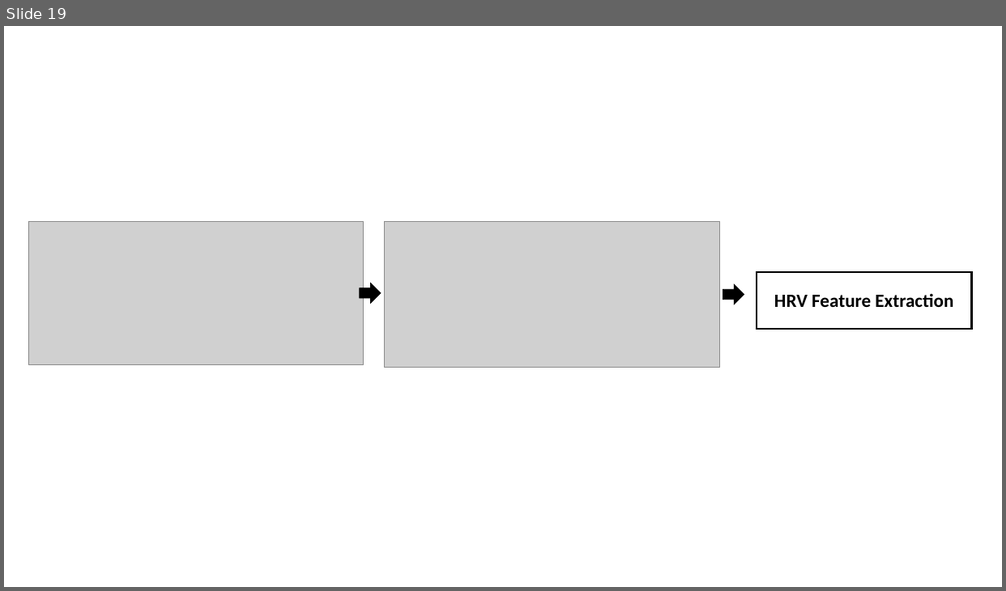
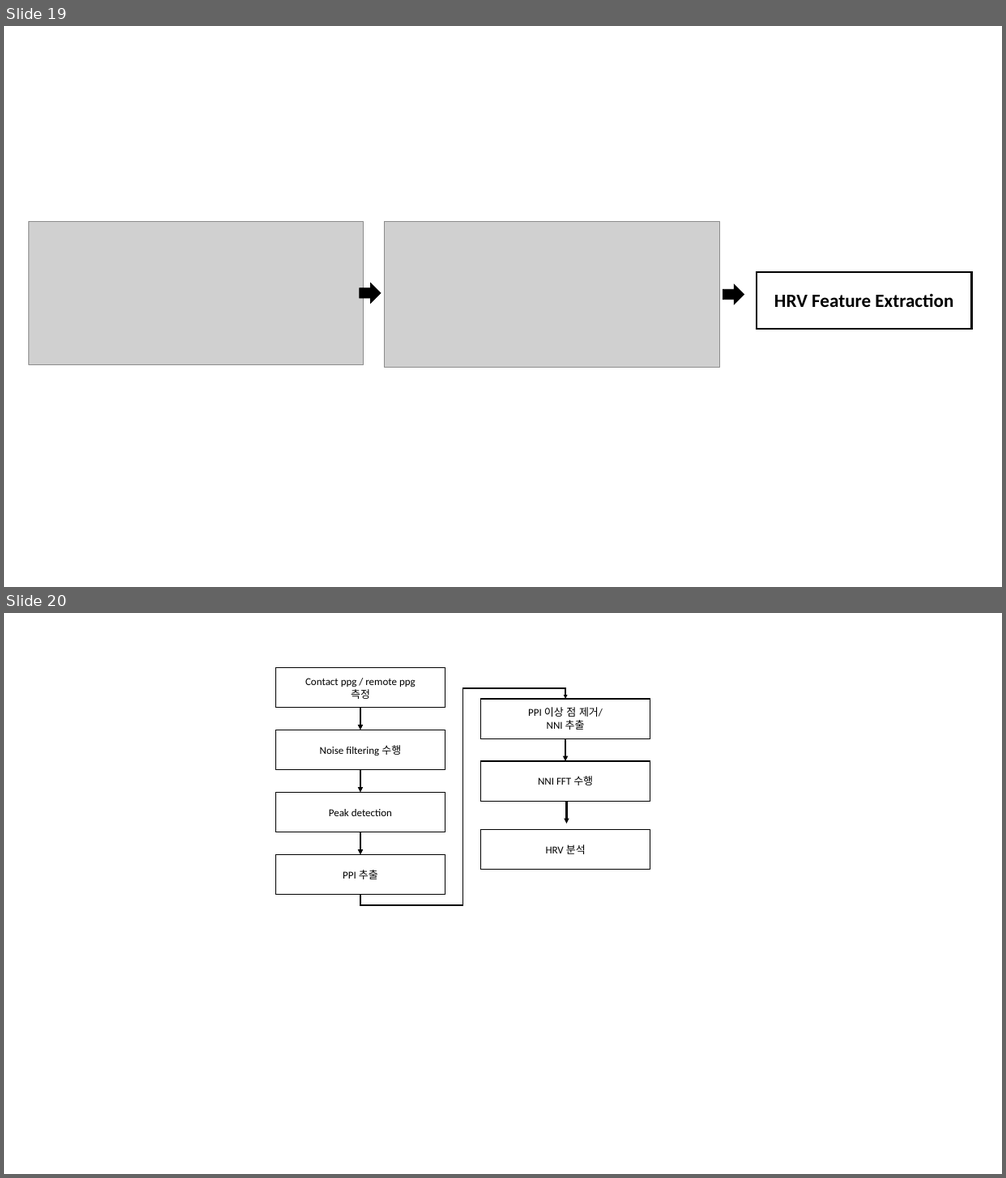
Before and after one commit to sugyeong-yu/RPPG-HRV_analysis, a slide deck: 결과분석.pptx. Shown one above the other, each under a label of ours: slide 19 before the commit, slides 19 and 20 after it. The pictures are 1006x591 and 1006x1178 pixels, drawn with LibreOffice and Linux fonts; fonts in the diff are those of the drawing; grey boxes stand for pictures. Boxes give left, top, right and bottom in pixels: in the first picture for what was removed or moved away, otherwise in the second. Text is boxed around its words. In the diff, an @@ line names an element or a change of style, - is before the commit and + after.

```diff
--- a/결과분석.pptx
+++ b/결과분석.pptx
@@ slide 20 added at (x1=4, y1=613, x2=1002, y2=1174), background #FFFFFF @@
@@ rectangle added at (x1=276, y1=668, x2=445, y2=708), outline #000000 1.5 pt, 18 pt, text #000000 @@
+Contact ppg / remote ppg
+측정
@@ arrow added from (360, 708) to (360, 730), #000000 3 pt @@
@@ elbow arrow added from (360, 895) to (565, 699), #000000 2.25 pt @@
@@ rectangle added at (x1=481, y1=699, x2=650, y2=739), outline #000000 1.5 pt, 18 pt, text #000000 @@
+PPI 이상 점 제거/
+NNI 추출
@@ rectangle added at (x1=276, y1=730, x2=445, y2=770), outline #000000 1.5 pt, 18 pt, text #000000 @@
+Noise filtering 수행
@@ arrow added from (565, 739) to (565, 761), #000000 3 pt @@
@@ arrow added from (360, 770) to (360, 792), #000000 3 pt @@
@@ rectangle added at (x1=481, y1=761, x2=650, y2=801), outline #000000 1.5 pt, 18 pt, text #000000 @@
+NNI FFT 수행
@@ rectangle added at (x1=276, y1=792, x2=445, y2=833), outline #000000 1.5 pt, 18 pt, text #000000 @@
+Peak detection
@@ arrow added from (566, 801) to (566, 824), #000000 3 pt @@
@@ rectangle added at (x1=481, y1=830, x2=650, y2=870), outline #000000 1.5 pt, 18 pt, text #000000 @@
+HRV 분석
@@ rectangle added at (x1=276, y1=855, x2=445, y2=895), outline #000000 1.5 pt, 18 pt, text #000000 @@
+PPI 추출
@@ arrow added from (360, 833) to (360, 855), #000000 3 pt @@
```
Also in this commit, not shown: 2 slides changed, 1 other file.
